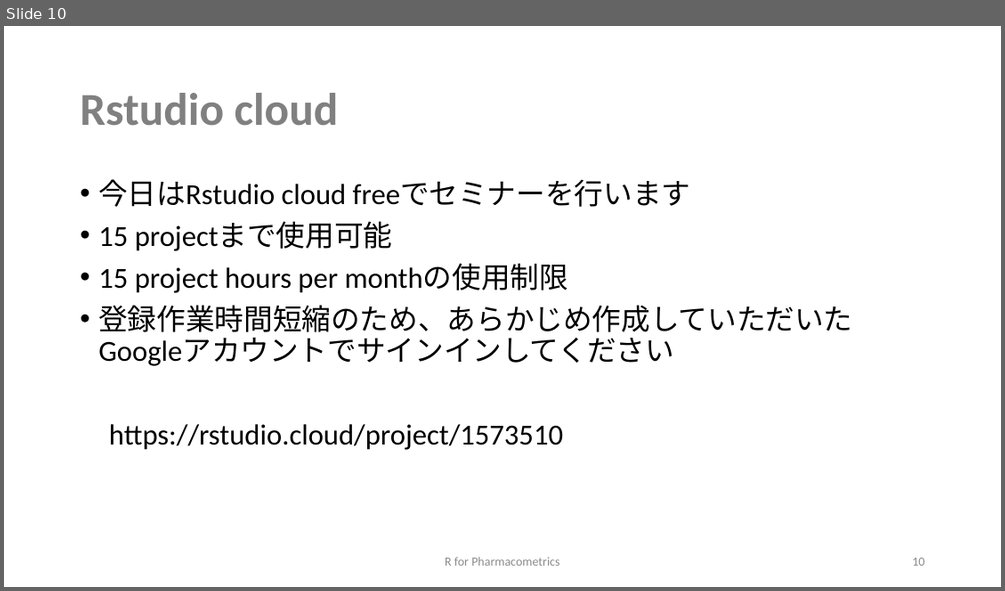
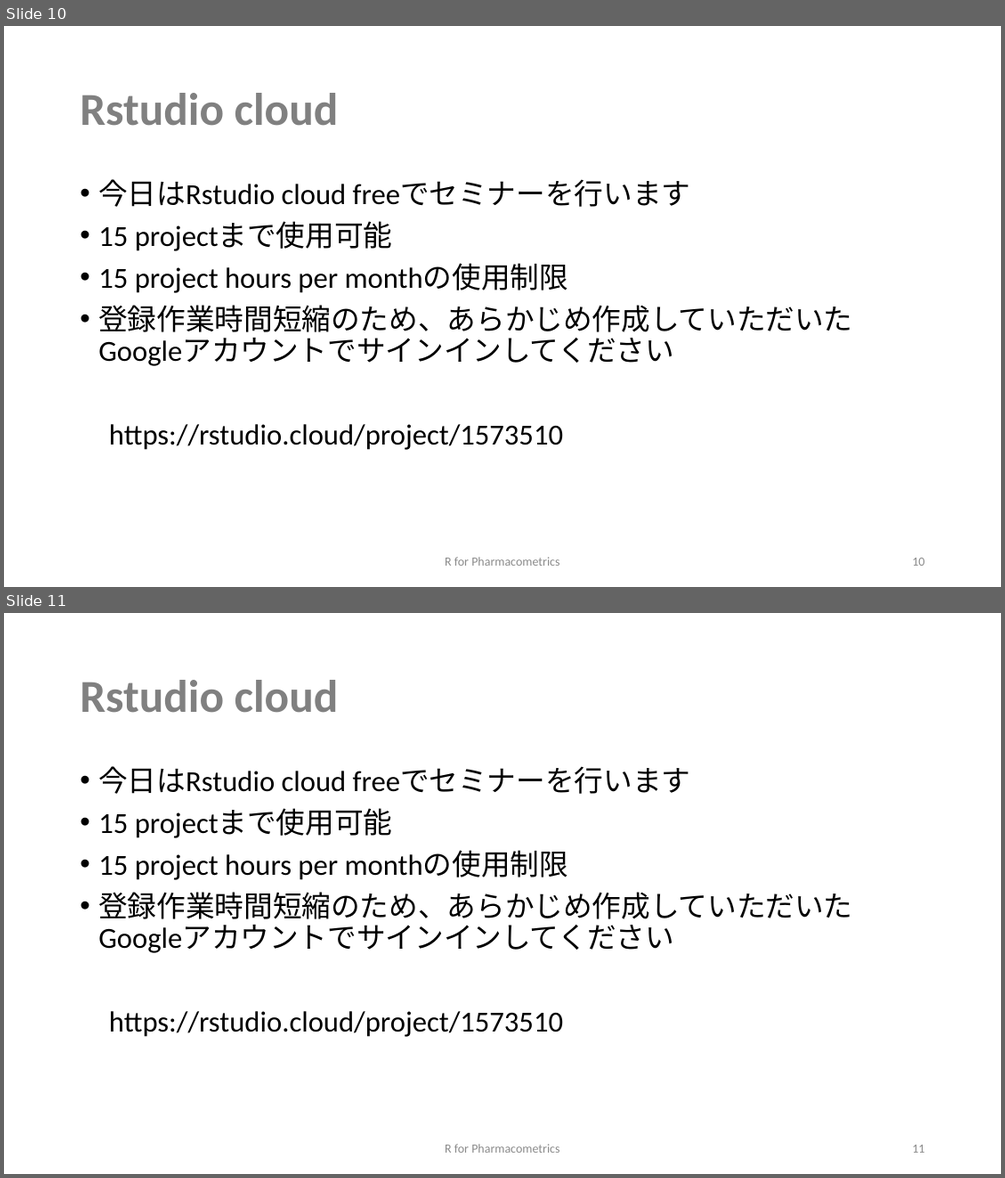
Before and after one commit to MasatoFukae/R-for-PMx, a slide deck: sample/0_introduction.pptx. Shown one above the other, each under a label of ours: slide 10 before the commit, slides 10 and 11 after it. The pictures are 1005x591 and 1005x1178 pixels, drawn with LibreOffice and Linux fonts; fonts in the diff are those of the drawing. Boxes give left, top, right and bottom in pixels: in the first picture for what was removed or moved away, otherwise in the second. Text is boxed around its words. In the diff, an @@ line names an element or a change of style, - is before the commit and + after.

```diff
--- a/sample/0_introduction.pptx
+++ b/sample/0_introduction.pptx
@@ slide 11 added at <box>4,613,1001,1174</box>, background #FFFFFF @@
@@ title added at <box>80,680,339,713</box>, 44 pt, text #808080, bold @@
+Rstudio cloud
@@ text added at <box>98,766,852,1037</box>, 28 pt, text #000000 @@
+• 今日はRstudio cloud freeでセミナーを行います
+• 15 projectまで使用可能
+• 15 project hours per monthの使用制限
+• 登録作業時間短縮のため、あらかじめ作成していただいた
+  Googleアカウントでサインインしてください
+https://rstudio.cloud/project/1573510
@@ text added at <box>445,1143,559,1152</box>, 12 pt, text #8C8C8C @@
+R for Pharmacometrics
@@ page number added at <box>912,1144,924,1152</box>, 12 pt, text #8C8C8C @@
+11
```
